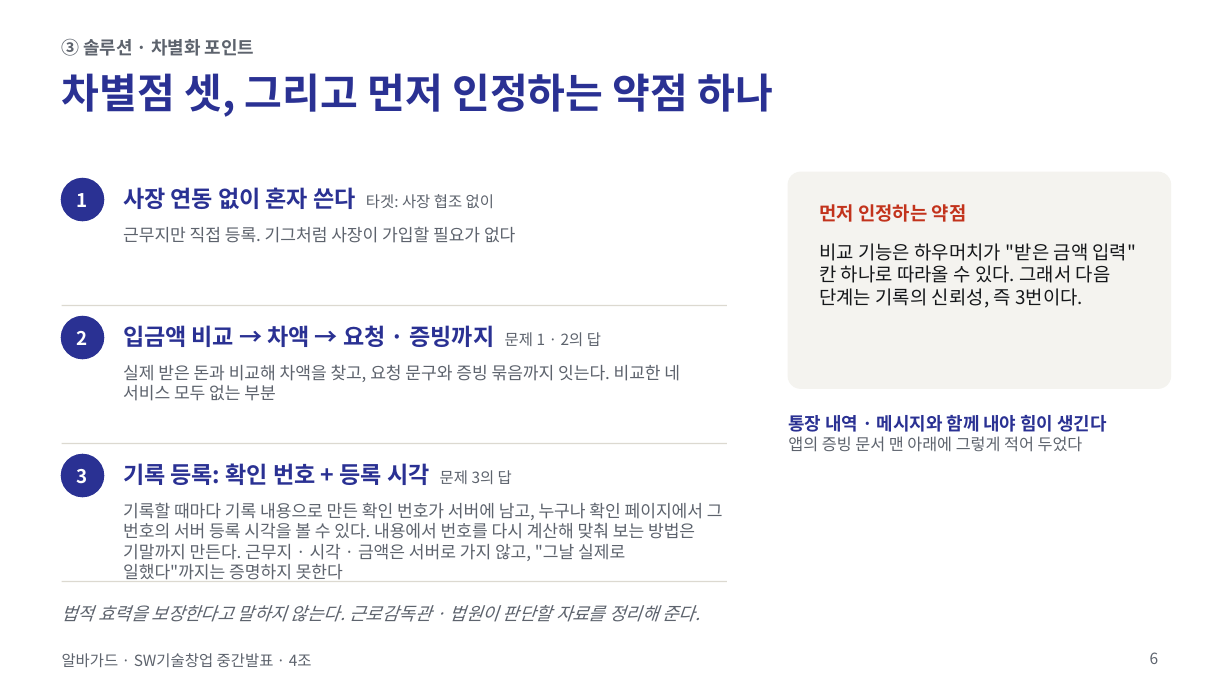
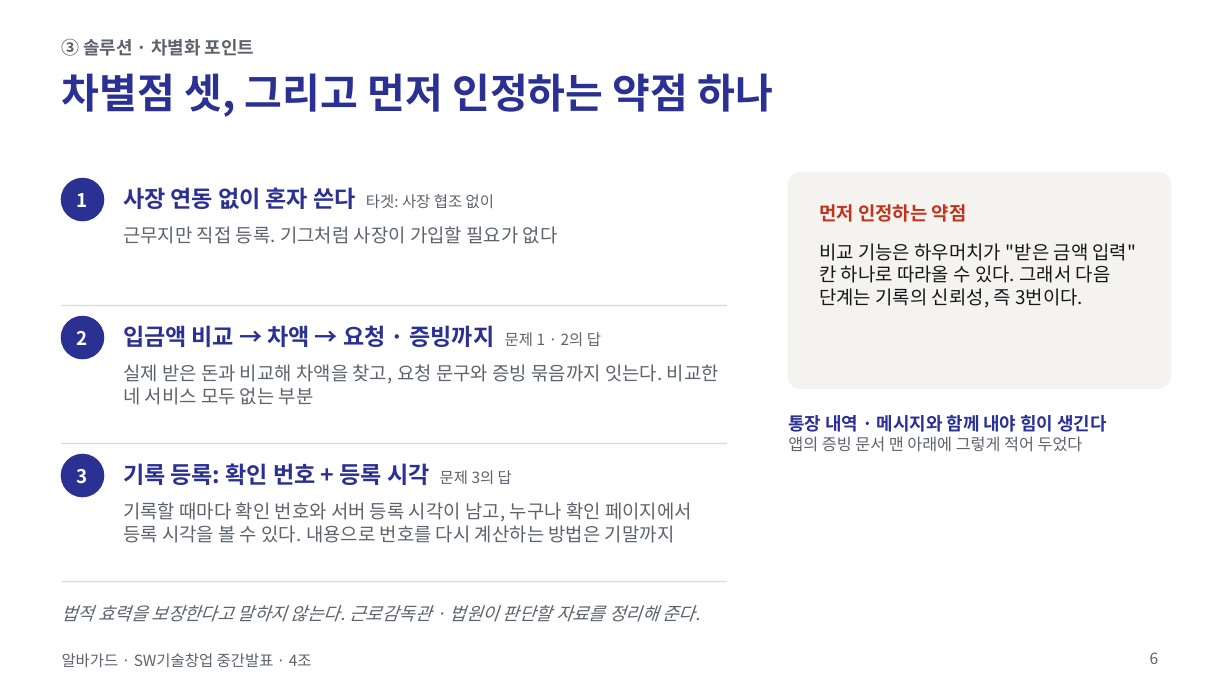
Before and after one commit to jihooni217/albaguard, a slide deck: slide 6 of docs/06_중간발표_PPT.pptx. Drawn at 1232x693 pixels with LibreOffice and Linux fonts; fonts in the diff are those of the drawing. Boxes give left, top, right and bottom in pixels: in the first picture for what was removed or moved away, otherwise in the second. Text is boxed around its words. In the diff, an @@ line names an element or a change of style, - is before the commit and + after.

```diff
--- a/docs/06_중간발표_PPT.pptx
+++ b/docs/06_중간발표_PPT.pptx
@@ text "근무지만 직접 등록. 기그처럼 사장이 ..." at [123,226,558,244]: size 10 to 11 pt @@
@@ text "실제 받은 돈과 비교해 차액을 ..." at [123,364,719,405]: size 10 to 11 pt @@
@@ text at [123,502,692,543]: text changed; size 10 to 11 pt @@
-기록할 때마다 기록 내용으로 만든 확인 번호가 서버에 남고, 누구나 확인 페이지에서 그 번호의 서버 등록 시각을 볼 수 있다. 내용에서 번호를 다시 계산해 맞춰 보는 방법은 기말까지 만든다. 근무지 · 시각 · 금액은 서버로 가지 않고, "그날 실제로 일했다"까지는 증명하지 못한다
+기록할 때마다 확인 번호와 서버 등록 시각이 남고, 누구나 확인 페이지에서 등록 시각을 볼 수 있다. 내용으로 번호를 다시 계산하는 방법은 기말까지
```
Also in this commit, not shown: 7 other slides changed, 6 other files.
